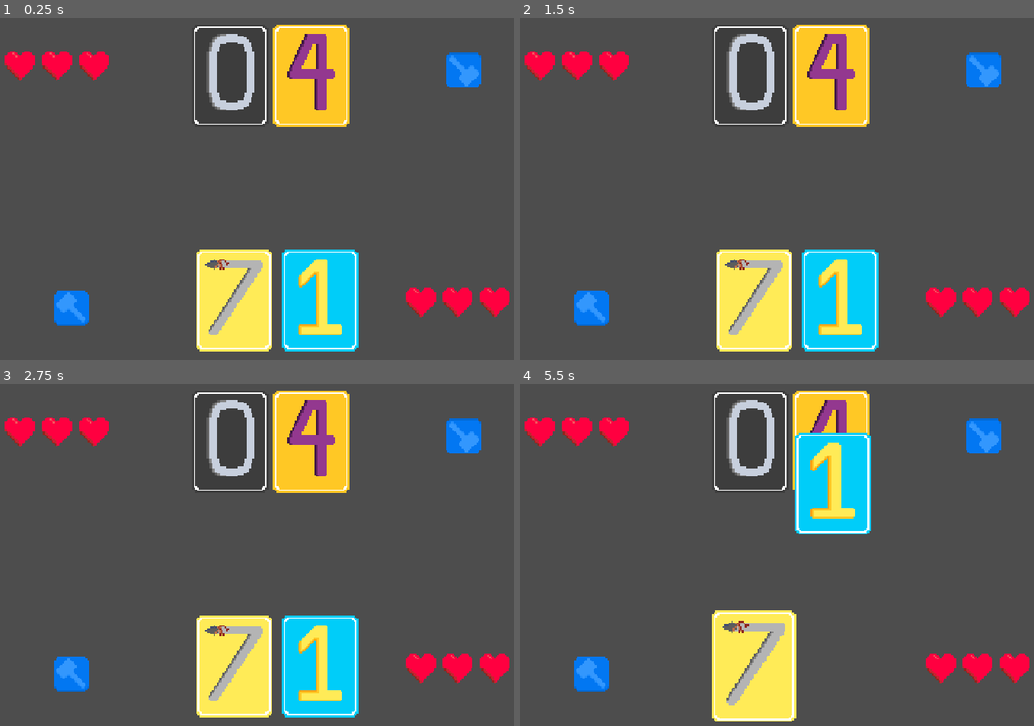
Above: before the commit, frames 1-4 (two rows, left to right).
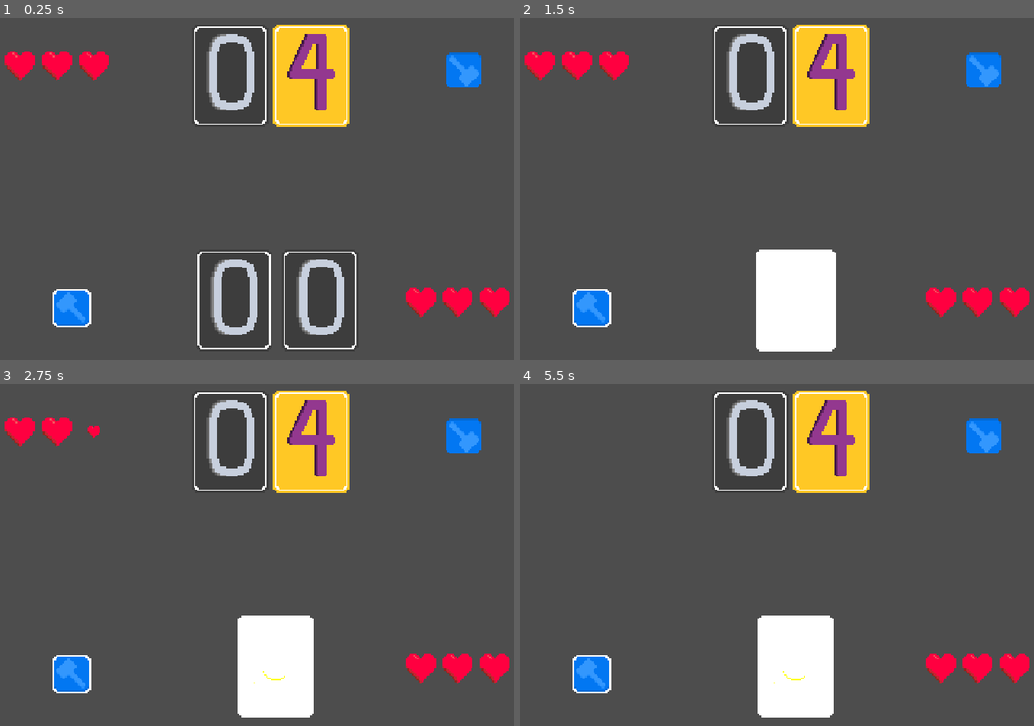
Above: after the commit, the same moments.

Repository: Hex-4/chop-chop-game-thing
Game: Godot game, scene res://dragging.tscn
The game is run twice, just before and just after one commit, with the same random seed, the same clock (stepped at 60 frames per second) and the same inputs.
Inputs (mouse positions are in pixels of both pictures, inside the frame that each line leads up to):
- Up to frame 1 (0.25 s): no input
- Up to frame 2 (1.5 s): click (591, 308) at 0.52 s; click (591, 308) at 1.27 s
- Up to frame 3 (2.75 s): click (71, 674) at 2.02 s
- Up to frame 4 (5.5 s): drag from (751, 442) to (751, 664) at 2.77 s; drag from (828, 442) to (751, 664) at 3.52 s; click (751, 664) at 4.42 s; drag from (838, 664) to (828, 442) at 5.02 s

The runs differ from the first frame. In frame 1, 8.4% of the frame differs, in the area x 10-70%, y 67-98%; in frame 2, 9.2%; in frame 3, 9.5%; in frame 4, 13%, in the area x 0-69%, y 9-99%.
Error after the commit: Cannot call method 'set_trans' on a null value. (res://hearts.gd:26)

Commit message:
backup before I go crazy adding multiplayer

Diff:
--- a/card.gd
+++ b/card.gd
@@ -65,6 +65,7 @@
 
 				if event is InputEventMouseButton and event.double_click and (get_parent() == manager.playing):
 					attac()
+					print(self)
 				if event.button_mask == 1 and (get_parent() == manager.playing) and event is InputEventMouseMotion:
 					cards_that_are_not_being_dragged = []
 					for i in get_tree().get_nodes_in_group("card"):
@@ -181,7 +182,7 @@
 		sum = num1 + num2
 	card2.sprite.animation = str(sum)
 	card2.broken = false
-	card2.modulate = Color.from_hsv(1,1,1)
+	card2.modulate = Color(1,1,1)
 	card2.number = sum
 
 
@@ -234,6 +235,8 @@
 	if enemy_shield:
 		enemy_shield.become_broken()
 	else:
+		print("Check_shield():")
+		print(self)
 		enemy_hearts.decrease_hearts()
 		check_end()
 
--- a/card.tscn
+++ b/card.tscn
@@ -13,7 +13,7 @@
 
 [node name="Testcard" type="AnimatedSprite2D" parent="."]
 sprite_frames = ExtResource("2_bx0sr")
-animation = &"4"
+animation = &"nuke"
 
 [node name="CollisionShape2D" type="CollisionShape2D" parent="."]
 shape = SubResource("RectangleShape2D_1ulb5")
--- a/cards.tres
+++ b/cards.tres
@@ -15,6 +15,7 @@
 [ext_resource type="Texture2D" uid="uid://bpmgthukk7qgg" path="res://cards/broken/6-spritesheet-3x-b.png" id="9_deixa"]
 [ext_resource type="Texture2D" uid="uid://ijyliqyptdxb" path="res://cards/broken/7-3x-b.png" id="11_08ap7"]
 [ext_resource type="Texture2D" uid="uid://dp0wkruy1b7l4" path="res://cards/broken/9-3x-b.png" id="14_i3ls3"]
+[ext_resource type="Texture2D" uid="uid://cp6vyxisxjd8r" path="res://cards/nuke.png" id="16_mux7k"]
 
 [sub_resource type="AtlasTexture" id="AtlasTexture_j7wgu"]
 atlas = ExtResource("6_2c3e4")
@@ -247,4 +248,12 @@
 "loop": false,
 "name": &"blank",
 "speed": 16.0
+}, {
+"frames": [{
+"duration": 1.0,
+"texture": ExtResource("16_mux7k")
+}],
+"loop": true,
+"name": &"nuke",
+"speed": 5.0
 }]
--- a/dragging.tscn
+++ b/dragging.tscn
@@ -62,7 +62,7 @@
 number = 4
 enemy_cards = [NodePath("../../Bottom team/bottom 1"), NodePath("../../Bottom team/bottom 2")]
 
-[node name="TopForge" type="TextureButton" parent="Top team" node_paths=PackedStringArray("team_node")]
+[node name="TopForge" type="TextureButton" parent="Top team" node_paths=PackedStringArray("team_node", "hearts", "ehearts")]
 offset_left = 991.0
 offset_top = 134.0
 offset_right = 1057.0
@@ -74,10 +74,12 @@
 texture_disabled = SubResource("AtlasTexture_g543v")
 script = ExtResource("6_oc5kf")
 team_node = NodePath("..")
+hearts = NodePath("../Hearts Top")
+ehearts = NodePath("../../Bottom team/Hearts Bottom")
 
 [node name="Bottom team" type="Node2D" parent="."]
 
-[node name="BottomForge" type="TextureButton" parent="Bottom team" node_paths=PackedStringArray("team_node")]
+[node name="BottomForge" type="TextureButton" parent="Bottom team" node_paths=PackedStringArray("team_node", "hearts", "ehearts")]
 offset_left = 178.0
 offset_top = 512.0
 offset_right = 244.0
@@ -88,6 +90,8 @@
 texture_disabled = SubResource("AtlasTexture_g543v")
 script = ExtResource("6_oc5kf")
 team_node = NodePath("..")
+hearts = NodePath("../Hearts Bottom")
+ehearts = NodePath("../../Top team/Hearts Top")
 
 [node name="Hearts Bottom" type="Node2D" parent="Bottom team"]
 position = Vector2(874, 537)
@@ -107,11 +111,12 @@
 
 [node name="bottom 1" parent="Bottom team" node_paths=PackedStringArray("enemy_cards") instance=ExtResource("2_vdxtg")]
 position = Vector2(521, 533)
-number = 7
+number = 0
 enemy_cards = [NodePath("../../Top team/top 1"), NodePath("../../Top team/top 2")]
 
 [node name="bottom 2" parent="Bottom team" node_paths=PackedStringArray("enemy_cards") instance=ExtResource("2_vdxtg")]
 position = Vector2(684, 533)
+number = 0
 enemy_cards = [NodePath("../../Top team/top 1"), NodePath("../../Top team/top 2")]
 
 [node name="Background" type="Area2D" parent="."]
@@ -123,5 +128,14 @@
 position = Vector2(593, 336.5)
 shape = SubResource("RectangleShape2D_j1cty")
 
+[node name="Flash" type="ColorRect" parent="."]
+z_index = 4096
+offset_left = -19.0
+offset_top = -19.0
+offset_right = 1179.0
+offset_bottom = 661.0
+mouse_filter = 2
+color = Color(1, 1, 1, 0)
+
 [connection signal="pressed" from="Top team/TopForge" to="Top team/TopForge" method="_on_pressed"]
 [connection signal="pressed" from="Bottom team/BottomForge" to="Bottom team/BottomForge" method="_on_pressed"]
--- a/forge.gd
+++ b/forge.gd
@@ -2,16 +2,30 @@
 
 @export var team_node: Node2D
 
+@export var hearts: Node2D
+
+@export var ehearts: Node2D
+
 @onready var manager = $"../.."
 
+@onready var flash = $"../../Flash"
+
+var enemy_node
+
 var center_pos_x
+
+var cards
 
 # Called when the node enters the scene tree for the first time.
 func _ready() -> void:
 	if get_parent().name == "Top team":
 		center_pos_x = 604
+		enemy_node = $"../../Bottom team"
 	elif get_parent().name == "Bottom team":
 		center_pos_x = 600
+		enemy_node = $"../../Top team"
+	cards = team_node.get_children().filter(remove_non_cards)
+	check_combo()
 
 
 # Called every frame. 'delta' is the elapsed time since the previous frame.
@@ -26,27 +40,96 @@
 
 func _on_pressed() -> void:
 	if get_parent() == manager.playing:
+		print("hi")
 		var n = team_node
 		var cards = n.get_children().filter(remove_non_cards)
-		for c in cards:
-			var t = get_tree().create_tween()
-			t.tween_property(c, "position", Vector2(center_pos_x, c.position.y), 1).set_trans(Tween.TRANS_CUBIC).set_ease(Tween.EASE_IN_OUT) # Move to center
-			t.parallel().tween_property(c, "modulate", Color(20,20,20, 1), 1).set_trans(Tween.TRANS_CUBIC).set_ease(Tween.EASE_OUT) # Fade to white
-			t.tween_callback(set_card.bind(c))
-			t.tween_property(c, "position", c.position, 1).set_trans(Tween.TRANS_CUBIC).set_ease(Tween.EASE_IN_OUT)
-			t.parallel().tween_property(c, "modulate", Color(1,1,1, 1), 1).set_trans(Tween.TRANS_CUBIC).set_ease(Tween.EASE_OUT)
-			t.tween_callback(played.bind(c))
+		if cards[0].number == 8 and cards[1].number == 8: # Nuke
+			for c in cards:
+				var t = get_tree().create_tween()
+				t.tween_property(c, "position", Vector2(center_pos_x, c.position.y), 1).set_trans(Tween.TRANS_CUBIC).set_ease(Tween.EASE_IN_OUT) # Move to center
+				t.parallel().tween_property(c, "modulate", Color(20,20,20, 1), 1).set_trans(Tween.TRANS_CUBIC).set_ease(Tween.EASE_OUT) # Fade to white
+				t.tween_callback(change_to_nuke.bind(c))
+				t.tween_property(c, "modulate", Color(1,1,1, 1), 1).set_trans(Tween.TRANS_CUBIC).set_ease(Tween.EASE_OUT)
+				if c.name == "top 1" or c.name == "bottom 1": # Only one card needs to do this
+					t.tween_property(flash, "color", Color(1,1,1,1), 0.3).set_trans(Tween.TRANS_CUBIC).set_ease(Tween.EASE_OUT) # Screen flash
+					t.tween_callback(change_to_eight)
+					t.tween_callback(change_enemy_cards_to_one)
 
-func set_card(c):
-	c.sprite.animation = str(4)
-	c.broken = false
-	c.number = 4
+					t.tween_property(flash, "color", Color(1,1,1,0), 2).set_trans(Tween.TRANS_CUBIC).set_ease(Tween.EASE_OUT) # Screen flash
+				else:
+					t.tween_interval(2.3)
+				t.tween_property(c, "position", c.position, 1).set_trans(Tween.TRANS_CUBIC).set_ease(Tween.EASE_IN_OUT)
+				t.tween_callback(played.bind(c))
+		if cards[0].number == 0 and cards[1].number == 0: # Laser
+			for c in cards:
+				var t = get_tree().create_tween()
+				t.tween_property(c, "position", Vector2(center_pos_x, c.position.y), 1).set_trans(Tween.TRANS_CUBIC).set_ease(Tween.EASE_IN_OUT) # Move to center
+				t.parallel().tween_property(c, "modulate", Color(20,20,20, 1), 1).set_trans(Tween.TRANS_CUBIC).set_ease(Tween.EASE_OUT) # Fade to white
+				t.tween_callback(change_to_nuke.bind(c))
+				t.tween_property(c, "modulate", Color(1,1,1, 1), 1).set_trans(Tween.TRANS_CUBIC).set_ease(Tween.EASE_OUT)
+				if c.name == "top 1" or c.name == "bottom 1": # Only one card needs to do this
+					t.tween_property(c, "modulate", Color(20,20,20, 1), 0.1).set_trans(Tween.TRANS_CUBIC).set_ease(Tween.EASE_OUT) # Fade to white
+					t.tween_callback(remove_eheart)
+					t.tween_property(c, "modulate", Color(1,1,1, 1), 0.2).set_trans(Tween.TRANS_CUBIC).set_ease(Tween.EASE_OUT)
+					t.tween_interval(0.7)
+					t.tween_property(c, "modulate", Color(20,20,20, 1), 0.1).set_trans(Tween.TRANS_CUBIC).set_ease(Tween.EASE_OUT) # Fade to white
+					t.tween_callback(remove_eheart)
+					t.tween_property(c, "modulate", Color(1,1,1, 1), 0.2).set_trans(Tween.TRANS_CUBIC).set_ease(Tween.EASE_OUT)
+					t.tween_interval(0.7)
+					t.tween_property(c, "modulate", Color(20,20,20, 1), 0.1).set_trans(Tween.TRANS_CUBIC).set_ease(Tween.EASE_OUT) # Fade to white
+					t.tween_callback(remove_eheart)
+					t.tween_property(c, "modulate", Color(1,1,1, 1), 0.8).set_trans(Tween.TRANS_CUBIC).set_ease(Tween.EASE_OUT)
+					t.tween_interval(0.7)
+					t.tween_callback(c.check_end)
+				else:
+					t.tween_property(c, "modulate", Color(20,20,20, 1), 0.1).set_trans(Tween.TRANS_CUBIC).set_ease(Tween.EASE_OUT) # Fade to white
+					t.tween_property(c, "modulate", Color(1,1,1, 1), 0.2).set_trans(Tween.TRANS_CUBIC).set_ease(Tween.EASE_OUT)
+					t.tween_interval(0.7)
+					t.tween_property(c, "modulate", Color(20,20,20, 1), 0.1).set_trans(Tween.TRANS_CUBIC).set_ease(Tween.EASE_OUT) # Fade to white
+
+					t.tween_property(c, "modulate", Color(1,1,1, 1), 0.2).set_trans(Tween.TRANS_CUBIC).set_ease(Tween.EASE_OUT)
+					t.tween_interval(0.7)
+					t.tween_property(c, "modulate", Color(20,20,20, 1), 0.1).set_trans(Tween.TRANS_CUBIC).set_ease(Tween.EASE_OUT) # Fade to white
+
+					t.tween_property(c, "modulate", Color(1,1,1, 1), 0.8).set_trans(Tween.TRANS_CUBIC).set_ease(Tween.EASE_OUT)
+					t.tween_interval(0.7)
+
+
+func remove_eheart():
+	ehearts.hearts -= 1
+# SECTION: STUFF FOR THE NUKE
+func change_to_nuke(card):
+	card.sprite.animation = "nuke"
+func change_to_eight():
+	for i in cards:
+		i.sprite.animation = str(8)
+		i.broken = false
+		i.modulate = Color(1,1,1)
+		i.number = 8
+
+func change_enemy_cards_to_one():
+	var ecards = enemy_node.get_children().filter(remove_non_cards)
+	for i in ecards:
+		i.sprite.animation = str(1)
+		i.broken = false
+		i.modulate = Color(1,1,1)
+		i.number = 1
+	for i in cards:
+		i.sprite.animation = str(1)
+		i.broken = false
+		i.modulate = Color(1,1,1)
+		i.number = 1
 
 func played(c):
 	if c.name == "top 1" or c.name == "bottom 1":
 		manager.card_played()
 
+
+
+
+
 func check_combo():
+	print("Checking!")
 	var cards = team_node.get_children().filter(remove_non_cards)
 	if get_parent() == manager.playing:
 		disabled = true # Force disable if not playing
@@ -56,5 +139,7 @@
 		disabled = false
 	elif (cards[0].number == 7 and cards[1].number == 6) or (cards[0].number == 6 and cards[1].number == 7): # 6+7 or 7+6 -> Crossbow
 		disabled = false
-	elif cards[0].number == 8 and cards[1].number == 8: # 8+8 -> GUNS
+	elif cards[0].number == 8 and cards[1].number == 8: # 8+8 -> NUKE
 		disabled = false
+	elif cards[0].number == 0 and cards[1].number == 0: # 0+0 -> Lasers!
+		disabled = false
--- a/project.godot
+++ b/project.godot
@@ -12,7 +12,7 @@
 
 config/name="chop chop game thing"
 run/main_scene="res://dragging.tscn"
-config/features=PackedStringArray("4.3", "GL Compatibility")
+config/features=PackedStringArray("4.4", "GL Compatibility")
 config/icon="res://icon.svg"
 
 [display]
Not shown, added: Testcard.gd.uid
Not shown, added: bg.gd.uid
Not shown, added: card.gd.uid
Not shown: 1 places in card.tscn that only renumber resources
Not shown, added: cardmanager.gd.uid
Not shown: 1 places in cards.tres that only renumber resources
Binary file added: cards/nuke.png
Not shown, added: cards/nuke.png.import
Not shown: 1 places in dragging.tscn that only renumber resources
Not shown, changed: export_presets.cfg
Not shown, added: forge.gd.uid
Not shown, added: hearts.gd.uid
